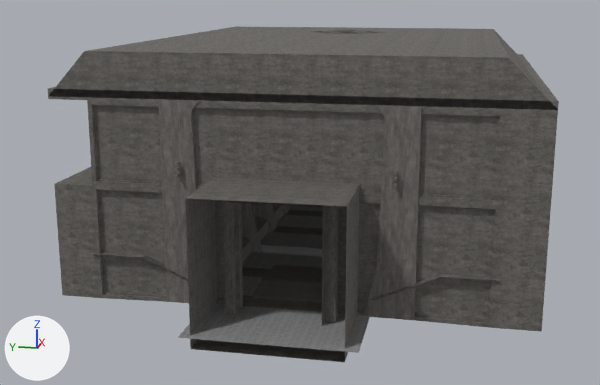
Before and after pictures for a commit that changed the glTF model assets/models/world/level_intro/intro.gltf.
One viewpoint serves both versions: a camera (50 mm lens) standing at (-173.5, -26.3, 49.3) and looking at (-8.2, 6.7, 8.0). Every picture has the same lights, and +X, +Y and +Z are marked at lower left. The first picture is the older version. Where no turn or scale is listed for an object, it has been applied to the vertices. Vertices at exactly the same position are counted once.

The first picture shows 'Cube.001 -col', 'Cube.002 -col', 'Cube.003', 'Cube.006 -col', 'Cube.010', 'Plane -col' and 1 more.
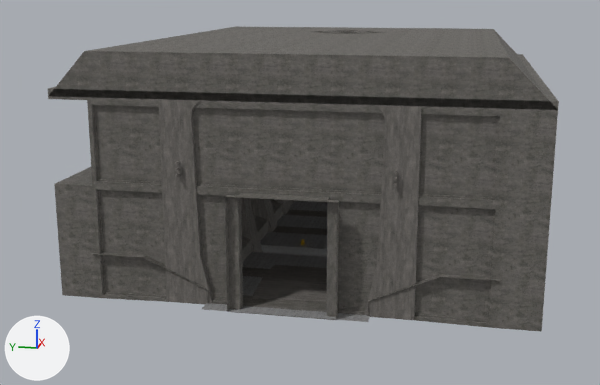
The change in detail:
me_cube_004 is used by ob_cube_003; location (0.0, 0.0, 14.6).
me_cube_004 had 2372 vertices, 4738 faces and spanned x -58.3..56.1, y -39.0..38.5, z -15.9..25.3.
me_cube_004 now has 2368 vertices, 4726 faces and spans x -55.4..56.1, y -39.0..38.5, z -15.9..25.3.
Part 1, on me_cube_004:
10 vertices are removed from x -58.3..-56.6, y -8.4..8.9, z -14.7..3.9.
24 faces are deleted.
2 vertices move from x -56.6, y -8.4..8.9, z -14.7..3.9 to x -55.4, y -8.4..8.9, z -14.7..3.9.
6 new vertices lie (-1.2, 0.0, 0.0) away from vertices in x -54.2, y -8.4..8.9, z -14.7..3.9.
12 new faces join them.
me_cube_004 part 2: 4 kept faces spanning x -55.4..-54.2, y -8.4..8.9, z -14.7..3.9 get new texture (UV) coordinates.
me_plane is used by ob_plane__col; location (-13.7, 0.0, 0.0).
me_plane had 43 vertices, 50 faces and spanned x -52.8..48.8, y -13.3..13.3, z -2.6..0.0.
me_plane now has 43 vertices, 50 faces and spans x -41.6..48.8, y -13.3..13.3, z -2.6..0.0.
Part 3, on me_plane:
Vertex 35 of me_plane moves from (-52.8, -13.3, 0.0) at pixel (358, 352) to (-41.6, -13.3, 0.0) at pixel (368, 322).
Vertex 36 of me_plane moves from (-52.8, 13.3, 0.0) at pixel (177, 337) to (-41.6, 13.3, 0.0) at pixel (201, 309).
Object 'Cube.010' (ob_cube_010) is deleted.

Where the change shows, as pixel boxes [x1, y1, x2, y2] in the pictures (600 x 385 px; the box of a moved part takes in the faces that stretch with it):
'Plane -col', reshaped (12% narrower, 17% shorter): before [178, 205, 370, 353]; after [202, 200, 370, 322]
'Cube.010', deleted: before [185, 177, 360, 362]
part 1 of me_cube_004, cut back: before [223, 200, 339, 325]; after [225, 195, 339, 320]
part 2 of me_cube_004, surface changed: before [335, 216, 339, 322]; after [225, 195, 339, 320]
part 3 of me_plane, moved or reshaped: before [178, 304, 370, 353]; after [202, 303, 370, 322]
